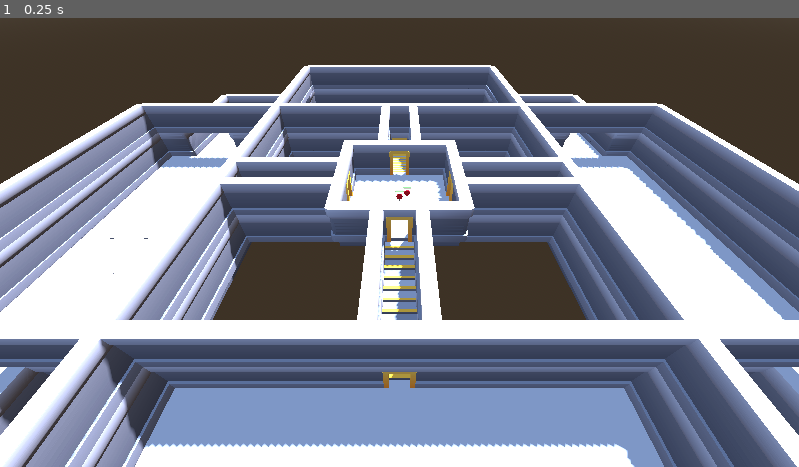
Above: before the commit, frame 1.
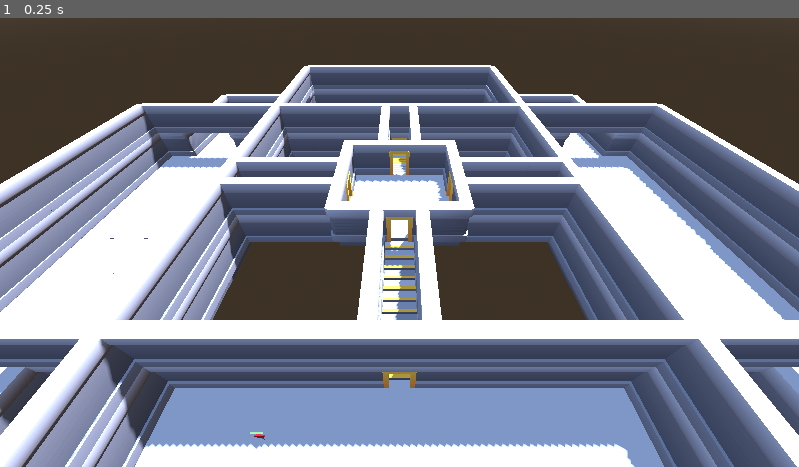
Above: after the commit, the same moment.

Repository: jonathaneeckhout/godot-fps-multiplayer
Game: Godot game, scene res://scenes/game/game.tscn
Same seed, same stepped clock (60 frames per second), same inputs: the game is played once before the commit and once after it. This scene is started directly instead of the project's main scene.
Inputs:
- Up to frame 1 (0.25 s): no input

The runs differ from the first frame. In frame 1, less than 0.1% of the frame differs, in the area x 6-67%, y 32-96%.
Error before the commit: Assertion failed. (res://components/map/player_spawner/player_spawner.gd:18)
Error after the commit: Cannot call method 'is_server' on a null value. (res://globals/connection.gd:16)

Commit message:
handle joining of players

Diff:
--- /dev/null
+++ b/components/map/map_spawner/map_spawner.gd
@@ -0,0 +1,56 @@
+class_name MapSpawner
+extends Node
+
+signal player_map_loaded(peer_id: int)
+
+# Node where the map will be put as a child
+@export var map_location: Node3D = null
+
+@export var map_scenes: Dictionary[String, PackedScene] = {}
+
+var _current_map: String = ""
+
+func _ready() -> void:
+    Connection.map_spawner = self
+
+    assert(map_location != null, "Please set map location")
+
+    assert(Connection.game_server != null)
+    Connection.game_server.user_connected.connect(_on_user_connected)
+
+
+func load_map(map: String) -> void:
+    assert(map_scenes.has(map), "Missing {0} in map_scenes".format([map]))
+
+    var map_scene: PackedScene = map_scenes[map]
+
+    var new_map: Node3D = map_scene.instantiate()
+    new_map.name = map
+
+    map_location.add_child(new_map)
+
+    _current_map = map
+
+
+func _on_user_connected(peer_id: int, _username: String) -> void:
+    _load_map.rpc_id(peer_id, _current_map)
+
+
+@rpc("call_remote", "authority", "reliable")
+func _load_map(map: String) -> void:
+    load_map(map)
+
+    _map_loaded.rpc_id(1, map)
+
+
+@rpc("call_remote", "any_peer", "reliable")
+func _map_loaded(map: String) -> void:
+    if not multiplayer.is_server():
+        return
+
+    if _current_map != map:
+        return
+
+    var peer_id = multiplayer.get_remote_sender_id()
+
+    player_map_loaded.emit(peer_id)
--- /dev/null
+++ b/components/map/map_spawner/map_spawner.tscn
@@ -0,0 +1,6 @@
+[gd_scene load_steps=2 format=3 uid="uid://c22dj68tsncbn"]
+
+[ext_resource type="Script" uid="uid://da47vi8ljmfop" path="res://components/map/map_spawner/map_spawner.gd" id="1_r25cf"]
+
+[node name="MapSpawner" type="Node"]
+script = ExtResource("1_r25cf")
--- /dev/null
+++ b/components/map/network_nodes_spawner/network_nodes_spawner.gd
@@ -0,0 +1,113 @@
+class_name NetworkNodesSpawner
+extends Node3D
+
+## Nodes which should be moved towards to target
+@export var network_nodes_sources: Array[Node3D] = []
+@export var player_scene: PackedScene = null
+
+var spawn_location_picker: SpawnLocationPicker = null
+
+
+func _ready() -> void:
+    assert(player_scene != null, "Please select a scene for the players")
+
+    spawn_location_picker = SpawnLocationPicker.find_spawn_location_picker(get_parent())
+    assert(spawn_location_picker != null)
+
+    if multiplayer.is_server():
+        assert(Connection.game_server != null)
+        Connection.game_server.user_connected.connect(_on_user_connected)
+        Connection.game_server.user_disconnected.connect(_on_user_disconnected)
+
+        Connection.map_spawner.player_map_loaded.connect(_on_player_map_loaded)
+
+        child_entered_tree.connect(_on_child_entered)
+        child_exiting_tree.connect(_on_child_exited)
+
+        copy_network_nodes()
+
+        remove_all_nodes()
+    else:
+        # On the client all the nodes should be removed as they should be synced from the server to the client.
+        remove_all_nodes()
+
+func _on_user_connected(peer_id: int, username: String) -> void:
+    add_node(peer_id, -1, username, spawn_location_picker.get_spawn_location(), player_scene.resource_path)
+
+
+func _on_user_disconnected(_peer_id: int, username: String) -> void:
+    remove_node(username)
+
+
+func _on_player_map_loaded(peer_id: int):
+    for child in get_children():
+        var network_node: NetworkNode = child.get_node_or_null("NetworkNode")
+        assert(network_node != null, "Missing NetworkNode")
+
+        _add_network_node.rpc_id(peer_id, network_node.peer_id, network_node.network_id, child.name, child.position, child.scene_file_path)
+
+
+func add_node(peer_id: int, network_id: int, node_name: String, node_position: Vector3, scene_path: String) -> void:
+    var node_scene: PackedScene = load(scene_path)
+
+    var node: Node3D = node_scene.instantiate()
+    node.name = node_name
+    node.position = node_position
+
+    var network_node: NetworkNode = node.get_node_or_null("NetworkNode")
+    assert(network_node != null, "Missing NetworkNode")
+
+    network_node.peer_id = peer_id
+
+    if network_id >= 0:
+        network_node.network_id = network_id
+
+    add_child(node)
+
+
+func remove_node(node_name: String) -> void:
+    var node = get_node_or_null(node_name)
+    if node == null:
+        return
+
+    remove_child(node)
+
+
+func copy_network_nodes() -> void:
+    for parent_node: Node3D in network_nodes_sources:
+        var children := parent_node.get_children()
+        for child in children:
+            parent_node.remove_child(child)
+
+            add_child(child)
+
+
+func remove_all_nodes() -> void:
+    for node: Node3D in network_nodes_sources:
+        node.queue_free()
+
+func _on_child_entered(child: Node) -> void:
+    assert(child is Node3D, "Wrong type of child entered network nodes")
+
+    var network_node: NetworkNode = child.get_node_or_null("NetworkNode")
+    assert(network_node != null, "Missing NetworkNode")
+
+    _add_network_node.rpc(network_node.peer_id, network_node.network_id, child.name, child.position, child.scene_file_path)
+
+
+func _on_child_exited(child: Node) -> void:
+    _remove_network_node.rpc(child.name)
+
+
+@rpc("call_remote", "authority", "reliable")
+func _add_network_node(peer_id: int, network_id: int, node_name: String, node_position: Vector3, scene_path: String) -> void:
+    # Prevent doubles
+    if get_node_or_null(node_name) != null:
+        return
+
+    add_node(peer_id, network_id, node_name, node_position, scene_path)
+
+
+@rpc("call_remote", "authority", "reliable")
+func _remove_network_node(node_name: String) -> void:
+    remove_node(node_name)
--- /dev/null
+++ b/components/map/network_nodes_spawner/network_nodes_spawner.tscn
@@ -0,0 +1,6 @@
+[gd_scene load_steps=2 format=3 uid="uid://crudn56qjbjq3"]
+
+[ext_resource type="Script" uid="uid://l6aqarpdc1pe" path="res://components/map/network_nodes_spawner/network_nodes_spawner.gd" id="1_xnux8"]
+
+[node name="NetworkNodesSpawner" type="Node3D"]
+script = ExtResource("1_xnux8")
--- a/components/map/player_spawner/player_spawner.gd
+++ /dev/null
@@ -1,48 +0,0 @@
-class_name PlayerSpawner
-extends Node
-
-@export var players_node: Node3D = null
-@export var player_scene: PackedScene = null
-
-var spawn_location_picker: SpawnLocationPicker = null
-
-func _ready() -> void:
-    add_to_group("player_spawners")
-
-    assert(players_node != null, "Please select a node where the players will be spawned")
-    assert(player_scene != null, "Please select a scene for the players")
-
-    spawn_location_picker = SpawnLocationPicker.find_spawn_location_picker(get_parent())
-    assert(spawn_location_picker != null)
-
-    assert(Connection.game_server != null)
-    Connection.game_server.user_connected.connect(_on_user_connected)
-    Connection.game_server.user_connected.connect(_on_user_disconnected)
-
-# Server side
-func _on_user_connected(peer_id: int, username: String) -> void:
-    add_player(peer_id, username)
-
-# Server side
-func _on_user_disconnected(peer_id: int, username: String) -> void:
-    remove_player(peer_id, username)
-
-
-# Adding player on server side
-func add_player(peer_id: int, username: String) -> void:
-    var player: Player = player_scene.instantiate()
-    player.name = username
-    player.position = spawn_location_picker.get_spawn_location()
-
-    var network_node: NetworkNode = player.get_node_or_null("NetworkNode")
-    assert(network_node != null, "Missing NetworkNode")
-
-    network_node.peer_id = peer_id
-
-    players_node.add_child(player)
-
-    # Connection.add_network_node(player.network_id, player)
-
-# Removing player on server side
-func remove_player(_peer_id: int, _username: String) -> void:
-    pass
--- a/components/map/player_spawner/player_spawner.tscn
+++ /dev/null
@@ -1,6 +0,0 @@
-[gd_scene load_steps=2 format=3 uid="uid://6gytalh108qd"]
-
-[ext_resource type="Script" uid="uid://c7eaavg3gn4e8" path="res://components/map/player_spawner/player_spawner.gd" id="1_6ijfo"]
-
-[node name="PlayerSpawner" type="Node"]
-script = ExtResource("1_6ijfo")
--- a/components/networking/health_synchronizer/health_synchronizer.gd
+++ b/components/networking/health_synchronizer/health_synchronizer.gd
@@ -20,12 +20,18 @@
     network_node = parent.get_node_or_null("NetworkNode")
     assert(network_node != null, "Missing NetworkNode")
 
+    if network_node.mode != NetworkNode.Modes.SERVER:
+        _get_health.rpc_id(1)
+
 
 func _physics_process(_delta: float) -> void:
     if last_synced_health != health:
         health_changed.emit(health, last_synced_health - health)
 
         last_synced_health = health
+
+        if network_node.mode == NetworkNode.Modes.SERVER:
+            _update_health.rpc(health)
 
 
 func hurt(amount: int) -> void:
@@ -40,3 +46,24 @@
         return
 
     health = clamp(0, health + amount, max_health)
+
+
+@rpc("call_remote", "authority", "reliable")
+func _update_health(value: int) -> void:
+    health = value
+
+
+@rpc("call_remote", "any_peer", "reliable")
+func _get_health() -> void:
+    if not multiplayer.is_server():
+        return
+
+    var peer_id = multiplayer.get_remote_sender_id()
+
+    _return_health.rpc_id(peer_id, health)
+
+
+@rpc("call_remote", "authority", "reliable")
+func _return_health(value: int) -> void:
+    health = value
+    last_synced_health = health
--- a/components/networking/health_synchronizer/health_synchronizer.tscn
+++ b/components/networking/health_synchronizer/health_synchronizer.tscn
@@ -1,14 +1,6 @@
-[gd_scene load_steps=3 format=3 uid="uid://dyoo4ranajnsr"]
+[gd_scene load_steps=2 format=3 uid="uid://dyoo4ranajnsr"]
 
 [ext_resource type="Script" uid="uid://tf8dktopcric" path="res://components/networking/health_synchronizer/health_synchronizer.gd" id="1_r1p52"]
 
-[sub_resource type="SceneReplicationConfig" id="SceneReplicationConfig_r1p52"]
-properties/0/path = NodePath(".:health")
-properties/0/spawn = true
-properties/0/replication_mode = 2
-
 [node name="HealthSynchronizer" type="Node"]
 script = ExtResource("1_r1p52")
-
-[node name="MultiplayerSynchronizer" type="MultiplayerSynchronizer" parent="."]
-replication_config = SubResource("SceneReplicationConfig_r1p52")
--- a/components/networking/network_node/network_node.gd
+++ b/components/networking/network_node/network_node.gd
@@ -7,11 +7,10 @@
 
 var parent: Node3D = null
 
-var peer_id: int = 0
+var peer_id: int = 1
 var network_id: int = 0
 var mode: Modes = Modes.SERVER
 
-var multiplayer_synchronizer: MultiplayerSynchronizer
 
 func _init() -> void:
     network_id = Connection.get_unique_network_id()
@@ -31,12 +30,6 @@
     parent = get_parent()
     assert(parent != null, "Missing parent")
 
-    multiplayer_synchronizer = parent.get_node_or_null("MultiplayerSynchronizer")
-    assert(multiplayer_synchronizer != null, "Missing MultiplayerSynchronizer")
-
-    assert(multiplayer_synchronizer.replication_config.has_property("NetworkNode:peer_id"), "Missing peer_id property")
-    assert(multiplayer_synchronizer.replication_config.has_property("NetworkNode:network_id"), "Missing network_id property")
-
     if multiplayer.is_server():
         mode = Modes.SERVER
     else:
--- a/globals/connection.gd
+++ b/globals/connection.gd
@@ -5,6 +5,8 @@
 var game_client: GameClient = null
 
 var clock_synchronizer: ClockSynchronizer = null
+
+var map_spawner: MapSpawner = null
 
 var _id_counter: int = 0
 var _network_nodes: Dictionary[int, Node3D] = {}
--- a/scenes/game/game.gd
+++ b/scenes/game/game.gd
@@ -1,15 +1,15 @@
 class_name Game
 extends Node3D
 
-func _ready() -> void:
-    if multiplayer.is_server():
-        var moving_target: MovingTarget = load("res://scenes/moving_target/moving_target.tscn").instantiate()
-        moving_target.name = "dummy1"
-        moving_target.move = true
-        %NetworkNodes.add_child(moving_target)
+# func _ready() -> void:
+#     if multiplayer.is_server():
+#         var moving_target: MovingTarget = load("res://scenes/moving_target/moving_target.tscn").instantiate()
+#         moving_target.name = "dummy1"
+#         moving_target.move = true
+#         %NetworkNodes.add_child(moving_target)
 
-        moving_target = load("res://scenes/moving_target/moving_target.tscn").instantiate()
-        moving_target.name = "dummy2"
-        moving_target.move = false
-        moving_target.position = Vector3(0,0,1)
-        %NetworkNodes.add_child(moving_target)
+#         moving_target = load("res://scenes/moving_target/moving_target.tscn").instantiate()
+#         moving_target.name = "dummy2"
+#         moving_target.move = false
+#         moving_target.position = Vector3(0,0,1)
+#         %NetworkNodes.add_child(moving_target)
--- a/scenes/game/game.tscn
+++ b/scenes/game/game.tscn
@@ -1,11 +1,12 @@
-[gd_scene load_steps=10 format=3 uid="uid://bynplakgjw7hk"]
+[gd_scene load_steps=11 format=3 uid="uid://bynplakgjw7hk"]
 
 [ext_resource type="Script" uid="uid://dknpiy2j1x40h" path="res://scenes/game/game.gd" id="1_5i0tg"]
-[ext_resource type="PackedScene" uid="uid://6gytalh108qd" path="res://components/map/player_spawner/player_spawner.tscn" id="1_7h61r"]
 [ext_resource type="PackedScene" uid="uid://c1117xmdglv32" path="res://scenes/player/player.tscn" id="1_sul5r"]
 [ext_resource type="PackedScene" uid="uid://dyxif56d2wdpv" path="res://components/map/random_spawn_location_picker/random_spawn_location_picker.tscn" id="4_kelw5"]
 [ext_resource type="PackedScene" uid="uid://dskdklxbhkwns" path="res://scenes/maps/space_station/space_station.tscn" id="4_lfrn8"]
 [ext_resource type="PackedScene" uid="uid://ctjnbruy0rpm5" path="res://scenes/spawn_location/spawn_location.tscn" id="6_5i0tg"]
+[ext_resource type="PackedScene" uid="uid://mnr37o6va7hm" path="res://scenes/moving_target/moving_target.tscn" id="7_87uf6"]
+[ext_resource type="PackedScene" uid="uid://crudn56qjbjq3" path="res://components/map/network_nodes_spawner/network_nodes_spawner.tscn" id="7_bdhmt"]
 
 [sub_resource type="ProceduralSkyMaterial" id="ProceduralSkyMaterial_7h61r"]
 sky_horizon_color = Color(0.662243, 0.671743, 0.686743, 1)
@@ -29,12 +30,12 @@
 transform = Transform3D(-0.866023, -0.433016, 0.250001, 0, 0.499998, 0.866027, -0.500003, 0.749999, -0.43301, 0, 0, 0)
 shadow_enabled = true
 
-[node name="PlayerSpawner" parent="." node_paths=PackedStringArray("players_node") instance=ExtResource("1_7h61r")]
-players_node = NodePath("../NetworkNodes")
-player_scene = ExtResource("1_sul5r")
-
 [node name="NetworkNodes" type="Node3D" parent="."]
 unique_name_in_owner = true
+
+[node name="NetworkNodesSpawner" parent="." node_paths=PackedStringArray("network_nodes_sources") instance=ExtResource("7_bdhmt")]
+network_nodes_sources = [NodePath("../Dummies")]
+player_scene = ExtResource("1_sul5r")
 
 [node name="Map" type="Node3D" parent="."]
 transform = Transform3D(3, 0, 0, 0, 3, 0, 0, 0, 3, 0, 0, 0)
@@ -68,6 +69,11 @@
 [node name="SpawnLocation7" parent="RandomSpawnLocationPicker" instance=ExtResource("6_5i0tg")]
 transform = Transform3D(-4.37114e-08, 0, -1, 0, 1, 0, 1, 0, -4.37114e-08, 44, -6, -44)
 
-[node name="MultiplayerSpawner" type="MultiplayerSpawner" parent="."]
-_spawnable_scenes = PackedStringArray("uid://c1117xmdglv32", "uid://mnr37o6va7hm")
-spawn_path = NodePath("../NetworkNodes")
+[node name="Dummies" type="Node3D" parent="."]
+
+[node name="MovingTarget" parent="Dummies" instance=ExtResource("7_87uf6")]
+transform = Transform3D(1, 0, 0, 0, 1, 0, 0, 0, 1, -14, -6, 33)
+
+[node name="MovingTarget2" parent="Dummies" instance=ExtResource("7_87uf6")]
+transform = Transform3D(1, 0, 0, 0, 1, 0, 0, 0, 1, -1, -6, 48)
+move = true
--- a/scenes/main/main.gd
+++ b/scenes/main/main.gd
@@ -1,6 +1,5 @@
 extends Node3D
 
-var game_scene: PackedScene = preload("res://scenes/game/game.tscn")
 
 func _ready() -> void:
     if "--server" in OS.get_cmdline_args():
@@ -14,13 +13,13 @@
 func start_server() -> void:
     get_window().title = "GFM (Server)"
 
+    %MapSpawner.load_map("Game")
+
     Engine.set_physics_ticks_per_second(30)
 
     Connection.game_server.create_server()
 
     get_tree().root.mode = Window.MODE_MINIMIZED
-
-    add_child(game_scene.instantiate())
 
 
 func start_client() -> void:
@@ -30,8 +29,6 @@
 
     Connection.game_client.create_client()
 
-    add_child(game_scene.instantiate())
-
     await Connection.game_client.connected
 
     Connection.game_client.authenticate("test_{0}".format([multiplayer.get_unique_id()]), "test")
--- a/scenes/main/main.tscn
+++ b/scenes/main/main.tscn
@@ -1,10 +1,21 @@
-[gd_scene load_steps=3 format=3 uid="uid://djh7p2c6631mg"]
+[gd_scene load_steps=5 format=3 uid="uid://djh7p2c6631mg"]
 
 [ext_resource type="Script" uid="uid://bdwr4ui3678fi" path="res://scenes/main/main.gd" id="1_hyk8p"]
 [ext_resource type="PackedScene" uid="uid://btbve2wey7sua" path="res://scenes/networking/networking.tscn" id="2_k2fmo"]
+[ext_resource type="PackedScene" uid="uid://c22dj68tsncbn" path="res://components/map/map_spawner/map_spawner.tscn" id="3_k2fmo"]
+[ext_resource type="PackedScene" uid="uid://bynplakgjw7hk" path="res://scenes/game/game.tscn" id="4_l3cfh"]
 
 [node name="Main" type="Node3D"]
 script = ExtResource("1_hyk8p")
 
 [node name="Networking" parent="." instance=ExtResource("2_k2fmo")]
 unique_name_in_owner = true
+
+[node name="MapSpawner" parent="." node_paths=PackedStringArray("map_location") instance=ExtResource("3_k2fmo")]
+unique_name_in_owner = true
+map_location = NodePath("../Map")
+map_scenes = Dictionary[String, PackedScene]({
+"Game": ExtResource("4_l3cfh")
+})
+
+[node name="Map" type="Node3D" parent="."]
--- a/scenes/moving_target/moving_target.tscn
+++ b/scenes/moving_target/moving_target.tscn
@@ -19,17 +19,6 @@
 
 [sub_resource type="ConcavePolygonShape3D" id="ConcavePolygonShape3D_brhfe"]
 data = PackedVector3Array(0, 0.05, 0.5, 0.049, 0.05, 0.4976, 0, 0.03, 0.5, 0.049, 0.05, 0.4976, 0.049, 0.03, 0.4976, 0, …(50942 unchanged characters)…
-
-[sub_resource type="SceneReplicationConfig" id="SceneReplicationConfig_x4ogj"]
-properties/0/path = NodePath(".:transform")
-properties/0/spawn = true
-properties/0/replication_mode = 0
-properties/1/path = NodePath("NetworkNode:peer_id")
-properties/1/spawn = true
-properties/1/replication_mode = 0
-properties/2/path = NodePath("NetworkNode:network_id")
-properties/2/spawn = true
-properties/2/replication_mode = 0
 
 [sub_resource type="ViewportTexture" id="ViewportTexture_vrvnx"]
 viewport_path = NodePath("SubViewport")
@@ -59,9 +48,6 @@
 transform = Transform3D(1, 0, 0, 0, -4.37114e-08, -1, 0, 1, -4.37114e-08, 0, 1.6, 0)
 shape = SubResource("ConcavePolygonShape3D_brhfe")
 
-[node name="MultiplayerSynchronizer" type="MultiplayerSynchronizer" parent="."]
-replication_config = SubResource("SceneReplicationConfig_x4ogj")
-
 [node name="OtherHealthBar" parent="." instance=ExtResource("5_cdb7b")]
 transform = Transform3D(1, 0, 0, 0, 1, 0, 0, 0, 1, 0, 2.5, 0)
 texture = SubResource("ViewportTexture_vrvnx")
--- a/scenes/player/player.tscn
+++ b/scenes/player/player.tscn
@@ -19,23 +19,6 @@
 [sub_resource type="ViewportTexture" id="ViewportTexture_je7p5"]
 viewport_path = NodePath("SubViewport")
 
-[sub_resource type="SceneReplicationConfig" id="SceneReplicationConfig_75vfm"]
-properties/0/path = NodePath("NetworkNode:network_id")
-properties/0/spawn = true
-properties/0/replication_mode = 0
-properties/1/path = NodePath("NetworkNode:peer_id")
-properties/1/spawn = true
-properties/1/replication_mode = 0
-properties/2/path = NodePath(".:username")
-properties/2/spawn = true
-properties/2/replication_mode = 0
-properties/3/path = NodePath(".:transform")
-properties/3/spawn = true
-properties/3/replication_mode = 0
-properties/4/path = NodePath("HealthSynchronizer:health")
-properties/4/spawn = true
-properties/4/replication_mode = 2
-
 [node name="Player" type="CharacterBody3D"]
 script = ExtResource("1_8afob")
 
@@ -47,7 +30,6 @@
 
 [node name="PlayerModel" parent="." instance=ExtResource("3_fm80t")]
 unique_name_in_owner = true
-visible = false
 
 [node name="Head" type="Node3D" parent="."]
 unique_name_in_owner = true
@@ -125,6 +107,3 @@
 grow_vertical = 2
 text = "X"
 horizontal_alignment = 1
-
-[node name="MultiplayerSynchronizer" type="MultiplayerSynchronizer" parent="."]
-replication_config = SubResource("SceneReplicationConfig_75vfm")
Not shown, added: components/map/map_spawner/map_spawner.gd.uid
Not shown, added: components/map/network_nodes_spawner/network_nodes_spawner.gd.uid
Not shown, removed: components/map/player_spawner/player_spawner.gd.uid
Not shown: 1 places in scenes/moving_target/moving_target.tscn that only renumber resources
Not shown: 1 places in scenes/player/player.tscn that only renumber resources
